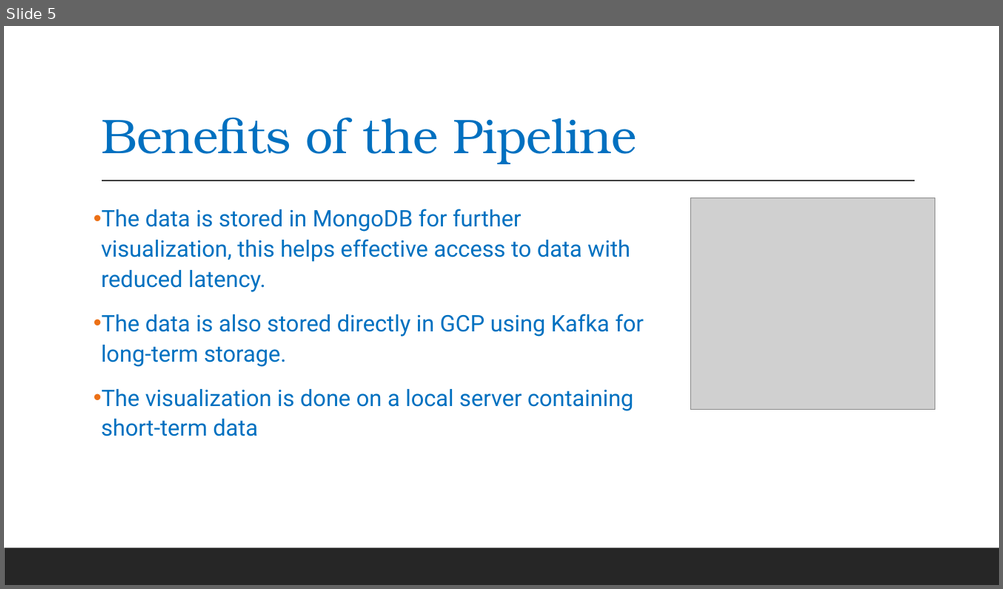
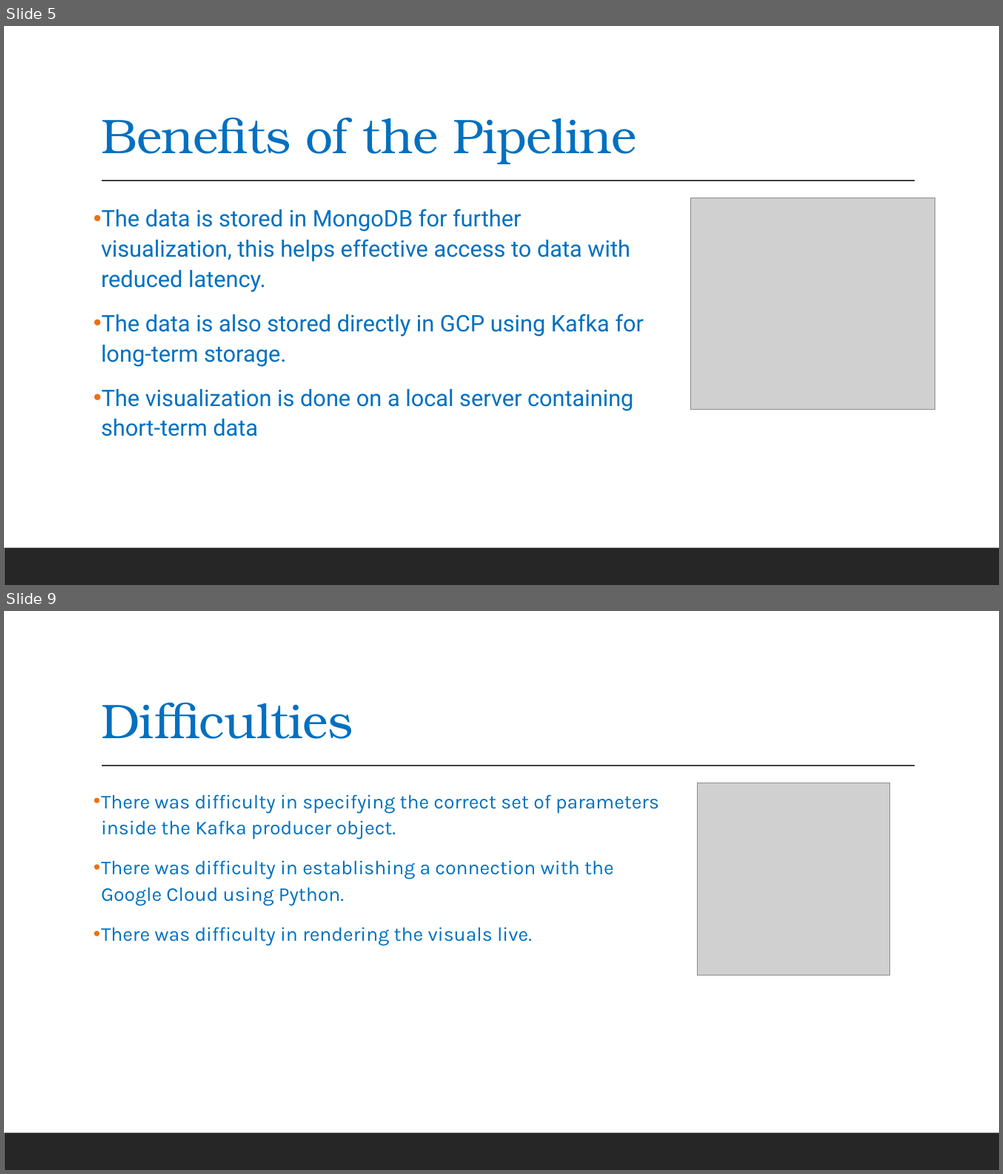
Before and after one commit to Rohaan28/Data_Engineering_Project, a slide deck: Data Engineering 2.pptx. Shown one above the other, each under a label of ours: slide 5 before the commit, slides 5 and 9 after it; the slides between them are not shown. The pictures are 1003x589 and 1003x1174 pixels, drawn with LibreOffice and Linux fonts; fonts in the diff are those of the drawing; grey boxes stand for pictures. Boxes give left, top, right and bottom in pixels: in the first picture for what was removed or moved away, otherwise in the second. Text is boxed around its words. In the diff, an @@ line names an element or a change of style, - is before the commit and + after.

```diff
--- a/Data Engineering 2.pptx
+++ b/Data Engineering 2.pptx
@@ slide 9 added at (x1=4, y1=611, x2=999, y2=1170), background #FFFFFF; not listed: 2 template elements that a slide beside it also shows @@
@@ title added at (x1=101, y1=702, x2=353, y2=739), 47 pt, text #0070C0 @@
+Difficulties
@@ picture added at (x1=697, y1=783, x2=890, y2=976) @@
@@ text added at (x1=101, y1=795, x2=659, y2=946), 19 pt, text #0070C0 @@
+• There was difficulty in specifying the correct set of parameters inside the Kafka producer object.
+• There was difficulty in establishing a connection with the Google Cloud using Python.
+• There was difficulty in rendering the visuals live.
```
Also in this commit, not shown: 3 slides changed, 3 other slides added, 2 slides removed.
